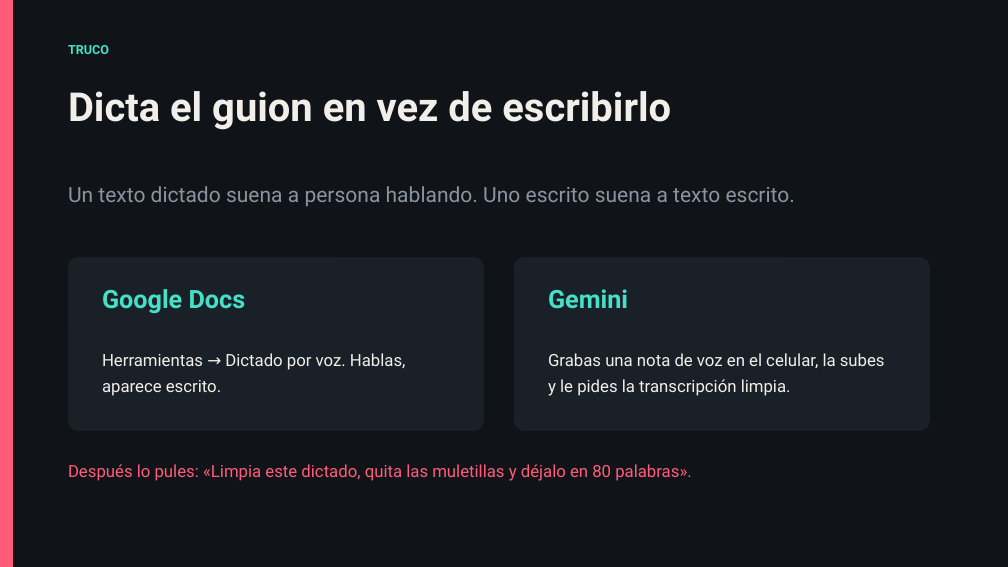
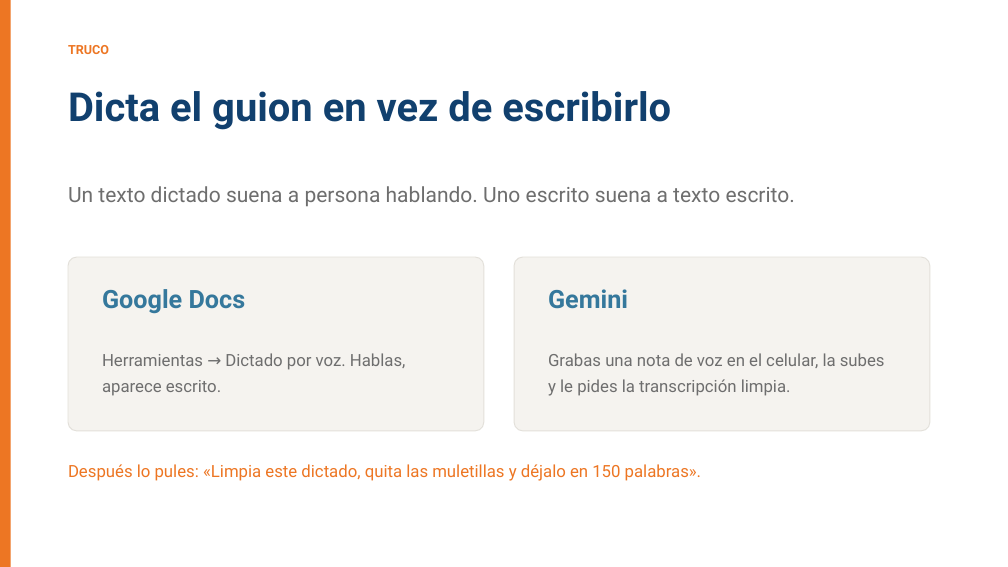
Before and after one commit to BioAITeamLearning/IntroInfo_2026_02_Ucaldas, a slide deck: slide 7 of _static/sesion06/S06_audio_imagen_video.pptx. Drawn at 1008x567 pixels with LibreOffice and Linux fonts; fonts in the diff are those of the drawing. Boxes give left, top, right and bottom in pixels: in the first picture for what was removed or moved away, otherwise in the second. Text is boxed around its words. In the diff, an @@ line names an element or a change of style, - is before the commit and + after.

```diff
--- a/_static/sesion06/S06_audio_imagen_video.pptx
+++ b/_static/sesion06/S06_audio_imagen_video.pptx
@@ background #101418 to #FFFFFF @@
@@ rectangle at bbox=[0, 0, 11, 567]: fill #FF5C7A to #ED7623 @@
@@ text "TRUCO" at bbox=[68, 45, 109, 54]: text colour #45E0C8 to #ED7623 @@
@@ text "Dicta el guion en vez ..." at bbox=[68, 91, 671, 130]: text colour #F2EFEA to #11406E @@
@@ text "Un texto dictado suena a ..." at bbox=[68, 186, 795, 206]: text colour #8A94A0 to #6E6E6E @@
@@ rounded rectangle at bbox=[68, 257, 484, 431]: fill #1A2027 to #F5F3EF; outline none to #E3E0DA 0.9 pt; proportions changed @@
@@ rounded rectangle at bbox=[514, 257, 930, 431]: fill #1A2027 to #F5F3EF; outline none to #E3E0DA 0.9 pt; proportions changed @@
@@ text "Google Docs" at bbox=[102, 289, 246, 314]: text colour #45E0C8 to #35789C @@
@@ text "Gemini" at bbox=[548, 289, 628, 309]: text colour #45E0C8 to #35789C @@
@@ text "Herramientas → Dictado por voz. ..." at bbox=[102, 353, 406, 396]: text colour #F2EFEA to #6E6E6E @@
@@ text "Grabas una nota de voz ..." at bbox=[548, 353, 885, 396]: text colour #F2EFEA to #6E6E6E @@
@@ text at bbox=[68, 464, 701, 481]: text changed; text colour #FF5C7A to #ED7623 @@
-Después lo pules: «Limpia este dictado, quita las muletillas y déjalo en 80 palabras».
+Después lo pules: «Limpia este dictado, quita las muletillas y déjalo en 150 palabras».
```
Also in this commit, not shown: 14 other slides changed, 5 other files.
